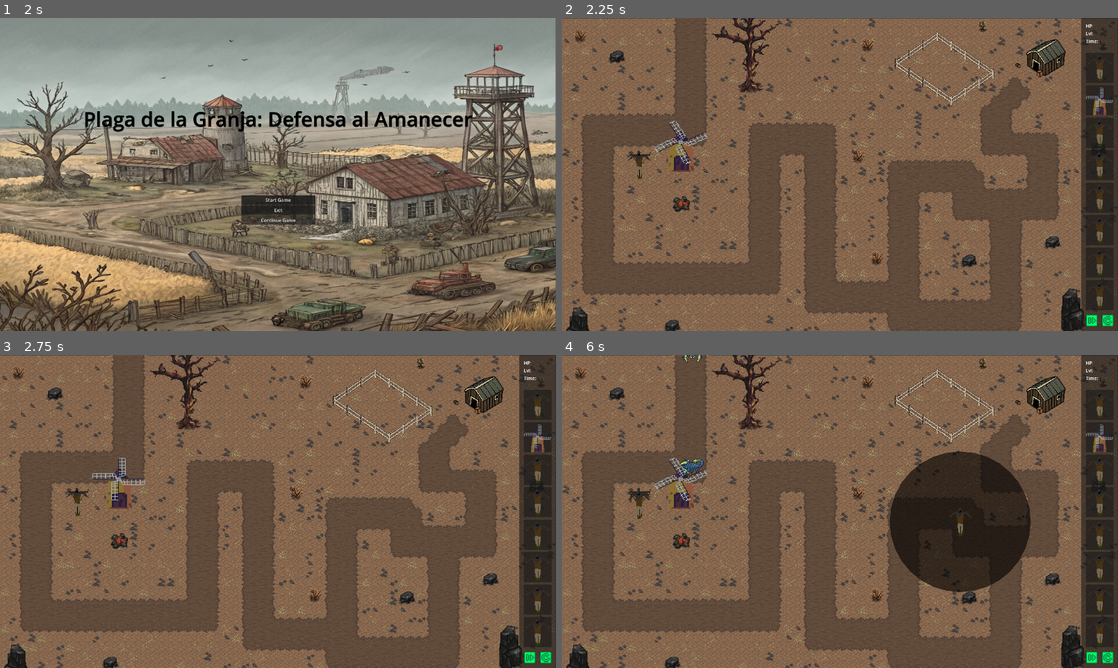
Above: before the commit, frames 1-4 (two rows, left to right).
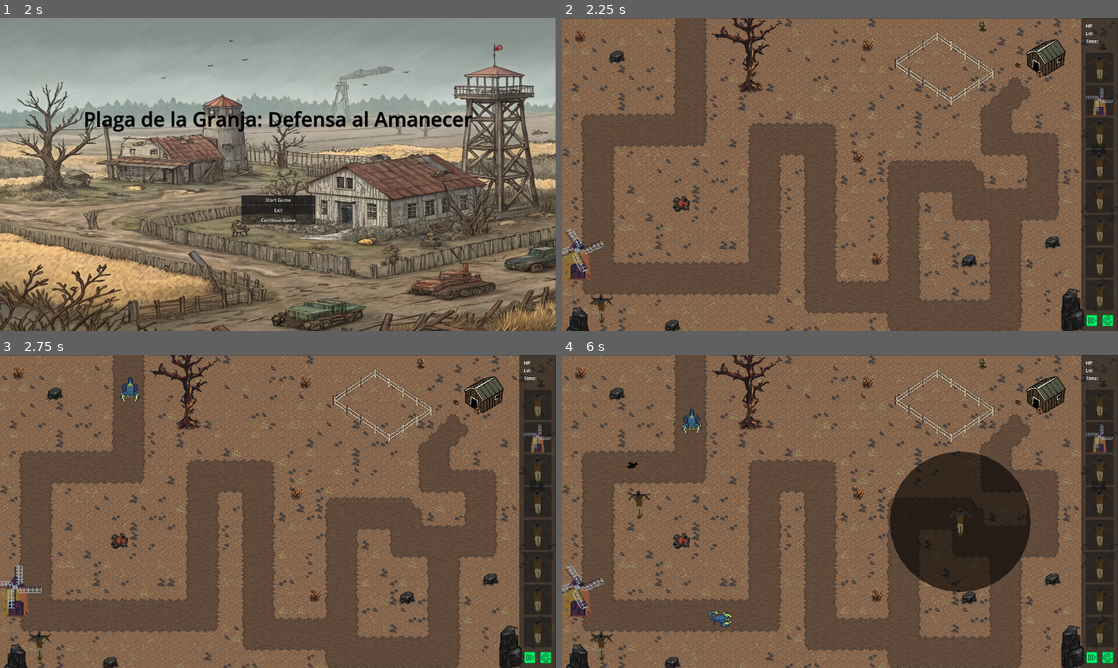
Above: after the commit, the same moments.

Repository: SergioMorales12/Plaga-de-la-granja--Defensa-al-amanecer
Game: Godot game, scene res://scenes/login.tscn
Two runs of this game, one before a commit and one after it. Both use one fixed random seed, a clock stepped at 60 frames per second and the inputs below.
Inputs (mouse positions are in pixels of both pictures, inside the frame that each line leads up to):
- Up to frame 1 (2 s): click (278, 202) at 0.52 s; type "Alex" at 0.6 s; click (278, 215) at 0.75 s; type "12" at 0.83 s; click "Continue as a guest" at 1.25 s
- Up to frame 2 (2.25 s): click "Start Game" at 2 s
- Up to frame 3 (2.75 s): no input
- Up to frame 4 (6 s): tap Enter (ui_accept) at 2.75 s; drag from (1101, 405) to (639, 505) at 2.77 s; drag from (1101, 436) to (689, 380) at 3.52 s; move the mouse to (1101, 470) at 4.27 s; hold Right (ui_right) 4.28-5 s; hold Ctrl 4.28-5 s; click (1101, 470) at 4.42 s; drag from (1101, 502) to (639, 505) at 5.02 s; drag from (1101, 533) to (678, 495) at 5.77 s

Frame 1 is identical in both runs. In frame 2, 1.3% of the frame differs, in the area x 0-27%, y 32-98%; in frame 3, 1.4%; in frame 4, 1.7%, in the area x 0-31%, y 0-98%.

Commit message:
Animaciones arregladas

Diff:
--- a/scenes/enemi/cuervo1.gd
+++ b/scenes/enemi/cuervo1.gd
@@ -3,6 +3,8 @@
 @export var runSpeed = 0.0
 @export var damage = 10
 @export var live = 50
+
+var is_dead = false
 
 func _ready():
 	var area = Area2D.new()
@@ -27,4 +29,5 @@
 func get_damage(amount: float) -> void:
 	live -= amount
 	if live <= 0:
+		is_dead = true
 		queue_free()
--- a/scenes/enemi/scorpion.tscn
+++ b/scenes/enemi/scorpion.tscn
@@ -346,7 +346,7 @@
 "texture": SubResource("AtlasTexture_xrw46")
 }],
 "loop": false,
-"name": &"dieDown",
+"name": &"diedown",
 "speed": 5.0
 }, {
 "frames": [{
@@ -375,7 +375,7 @@
 "texture": SubResource("AtlasTexture_wkebe")
 }],
 "loop": false,
-"name": &"dieLeft",
+"name": &"dieleft",
 "speed": 5.0
 }, {
 "frames": [{
@@ -404,7 +404,7 @@
 "texture": SubResource("AtlasTexture_wwg2k")
 }],
 "loop": false,
-"name": &"dieRight",
+"name": &"dieright",
 "speed": 5.0
 }, {
 "frames": [{
@@ -433,7 +433,7 @@
 "texture": SubResource("AtlasTexture_x2xd5")
 }],
 "loop": false,
-"name": &"dieUp",
+"name": &"dieup",
 "speed": 5.0
 }, {
 "frames": [{
@@ -565,9 +565,9 @@
 texture_filter = 1
 scale = Vector2(1.5, 1.5)
 sprite_frames = SubResource("SpriteFrames_jwjdy")
-animation = &"dieLeft"
-
-[node name="Area2D" type="Area2D" parent="."]
+animation = &"dieup"
+
+[node name="Area2D" type="Area2D" parent="." groups=["enemi"]]
 visible = false
 
 [node name="CollisionShape2D" type="CollisionShape2D" parent="Area2D"]
--- a/scenes/mapa.tscn
+++ b/scenes/mapa.tscn
@@ -2373,10 +2373,10 @@
 [node name="towers" type="Node2D" parent="."]
 
 [node name="espantaPajaros" parent="towers" instance=ExtResource("9_vsp40")]
-position = Vector2(267, 507)
+position = Vector2(136, 1004)
 
 [node name="molino" parent="towers" instance=ExtResource("11_pu8w0")]
-position = Vector2(411, 434)
+position = Vector2(54, 807)
 
 [node name="panel_torretas" parent="." instance=ExtResource("11_k3j34")]
 offset_left = 1792.0
--- a/scripts/espanta_pajaros.gd
+++ b/scripts/espanta_pajaros.gd
@@ -19,14 +19,14 @@
 	attack_timer.start()
 
 func _process(_delta):
-	if current_target and is_instance_valid(current_target) and current_target in enemigos:
+	if current_target and is_instance_valid(current_target) and current_target in enemigos and !current_target.is_dead:
 		if can_attack:
 			attack()
 	else:
 		try_get_closest_target()
 
 func attack():
-	if current_target and is_instance_valid(current_target) and current_target in enemigos:
+	if current_target and is_instance_valid(current_target) and current_target in enemigos :
 		$AnimatedSprite2D.play("Atq")
 		var projectileScene = preload("res://scenes/towers/bullet_espanta.tscn")
 		var projectile = projectileScene.instantiate()
--- a/scripts/molino.gd
+++ b/scripts/molino.gd
@@ -14,8 +14,10 @@
 func _process(_delta):
 	if enemigos.size() >= 1:
 		if can_attack:
-			can_attack = false
-			atq()
+			for i in enemigos:
+				if !i.is_dead:
+					can_attack = false
+					atq()
 
 func atq():
 	if enemigos.size() >= 1:
--- a/scripts/scorpion.gd
+++ b/scripts/scorpion.gd
@@ -1,23 +1,24 @@
 extends PathFollow2D
 
-@export var runSpeed = 0.03
+@export var runSpeed = 0.07
 @export var damage = 10
 @export var live = 50
 
 var previous_position: Vector2
 var is_dead: bool = false
+var direction = null
 
 func _ready():
 	previous_position = global_position
-	var area = Area2D.new()
-	var collision_shape = CollisionShape2D.new()
-	var shape = CircleShape2D.new()
-	shape.radius = 10
-	collision_shape.shape = shape
-
-	area.add_child(collision_shape)
-	add_child(area)
-	area.add_to_group("enemi")
+	#var area = Area2D.new()
+	#var collision_shape = CollisionShape2D.new()
+	#var shape = CircleShape2D.new()
+	#shape.radius = 10
+	#collision_shape.shape = shape
+	#
+	#area.add_child(collision_shape)
+	#add_child(area)
+	#area.add_to_group("enemi")
 
 func _process(delta: float) -> void:
 	if is_dead:
@@ -25,7 +26,7 @@
 
 	loop_movement(delta)
 	var animated_sprite = $AnimatedSprite2D
-	var direction = get_direction()
+	direction = get_direction()
 
 	if live > 0:
 		animated_sprite.play(direction)
@@ -51,7 +52,7 @@
 		else:
 			return "up"
 
-func get_damage(amount: float) -> void:
+func get_damage(amount: float):
 	live -= amount
 	var animated_sprite = $AnimatedSprite2D
 
@@ -59,8 +60,9 @@
 		is_dead = true
 		animated_sprite.stop()
 		print("muerto")
-		animated_sprite.play("dieLeft")
+		animated_sprite.play("die"+direction)
 		$Timer.start()
+	return is_dead
 
 func _on_timeout() -> void:
 	print("out")
